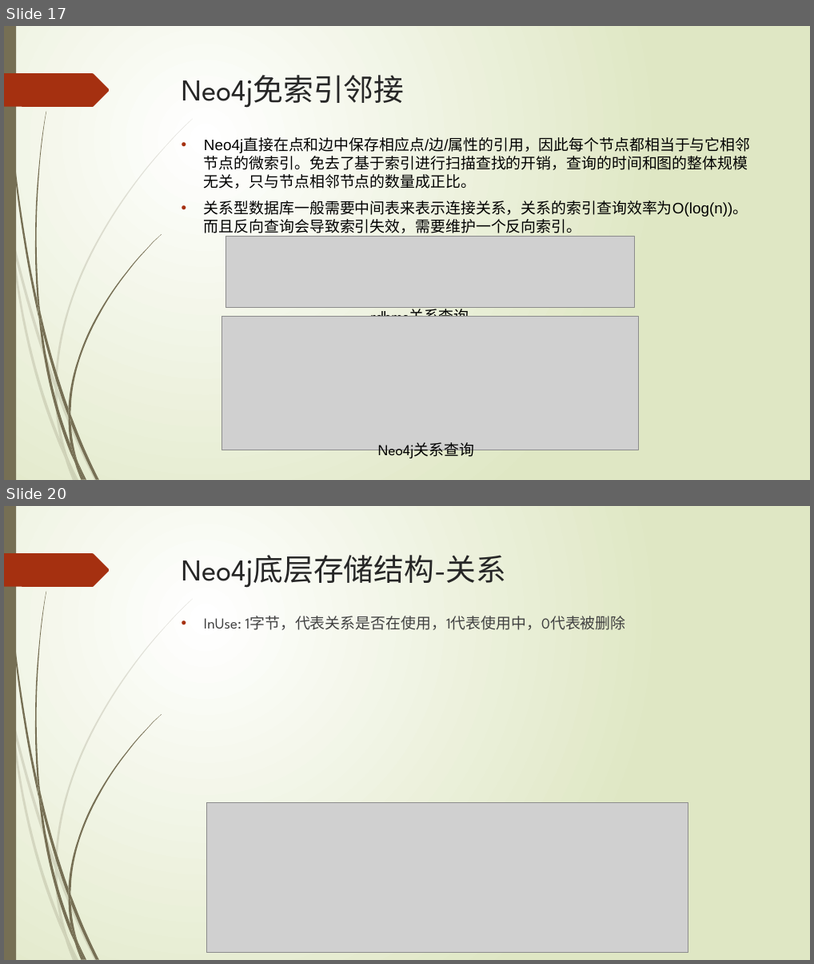
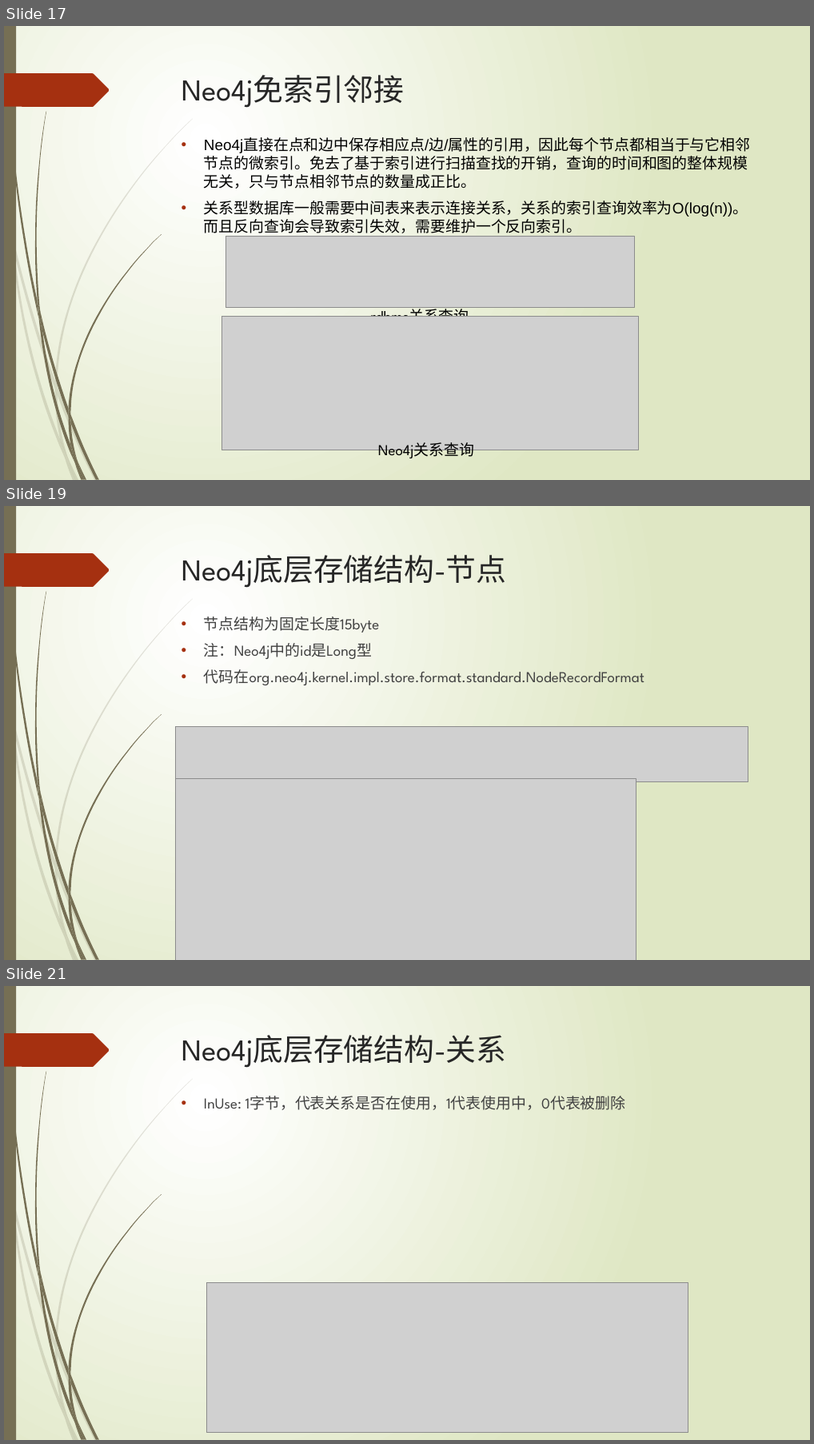
Before and after one commit to xljnc/thor, a slide deck: doc/Neo4j简介.pptx. Shown one above the other, each under a label of ours: slides 17 and 20 before the commit, slides 17, 19 and 21 after it; the slides between them are not shown. The pictures are 814x964 and 814x1444 pixels, drawn with LibreOffice and Linux fonts; fonts in the diff are those of the drawing; grey boxes stand for pictures. Boxes give left, top, right and bottom in pixels: in the first picture for what was removed or moved away, otherwise in the second. Text is boxed around its words. In the diff, an @@ line names an element or a change of style, - is before the commit and + after.

```diff
--- a/doc/Neo4j简介.pptx
+++ b/doc/Neo4j简介.pptx
@@ slide 19 added at box(4, 506, 810, 960), background gradient #FFFFFF to #DFE8C4; not listed: 24 template elements that a slide beside it also shows @@
@@ title added at box(182, 555, 507, 588), 36 pt, text #262626 @@
+Neo4j底层存储结构-节点
@@ text added at box(204, 616, 645, 685), 18 pt, text #404040 @@
+• 节点结构为固定长度15byte
+• 注：Neo4j中的id是Long型
+• 代码在org.neo4j.kernel.impl.store.format.standard.NodeRecordFormat
@@ picture added at box(175, 726, 748, 782) @@
@@ picture added at box(175, 778, 637, 960) @@
@@ what was slide 20 is now slide 21 @@
```
Also in this commit, not shown: 3 slides changed.
